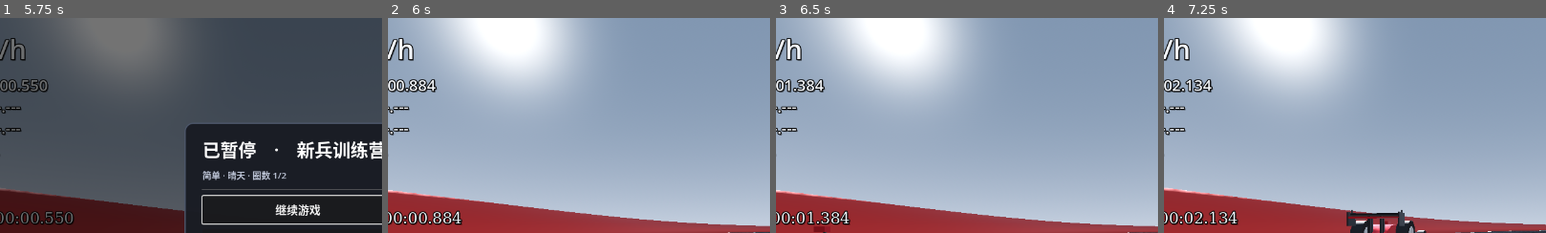
Above: before the commit, frames 1-4 (left to right).
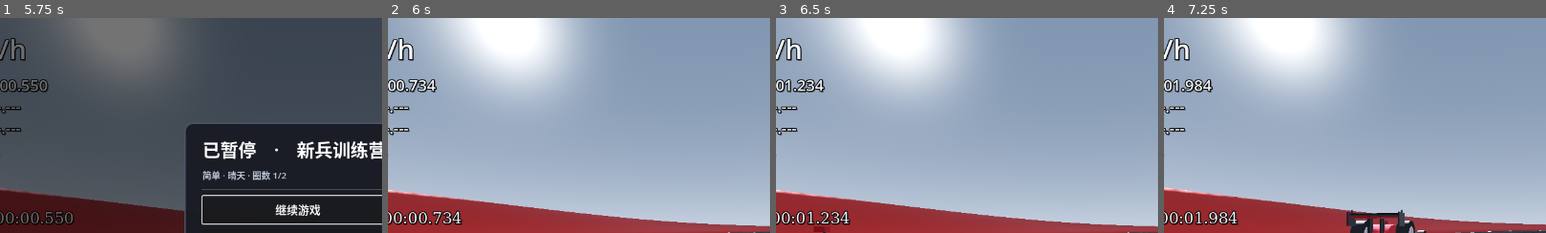
Above: after the commit, the same moments.

Repository: QieRong/godot-racer
Game: Godot game, scene res://scenes/menu.tscn
The game is run twice, just before and just after one commit, with the same random seed, the same clock (stepped at 60 frames per second) and the same inputs.
Inputs (mouse positions are % of the whole screen's width and height, from its top left):
- Up to frame 1 (5.75 s): click "开始比赛" at 0.5 s; tap Enter at 1.25 s; move the mouse to (72, 45) at 1.27 s; hold D (steer_right) 1.28-2.03 s; hold Right mouse button (camera_orbit) 1.28-2.03 s; click (72, 45) at 1.42 s; move the mouse to (30, 55) at 2.02 s; hold S (brake_reverse) 2.03-2.78 s; tap V (camera_view) at 2.1, 3.6, 5.1 s; tap R (reset) at 2.75, 3.5, 4.9, 5 s; move the mouse to (60, 28) at 2.77 s; hold D (steer_right) 2.78-3.53 s; hold Right mouse button (camera_orbit) 2.78-3.53 s; move the mouse to (45, 70) at 3.52 s; hold W (accelerate) 3.53-4.28 s; click (45, 70) at 3.67 s; move the mouse to (80, 65) at 4.27 s; hold Right mouse button (camera_orbit) 4.28-5.03 s; hold A (steer_left) from 4.28 s (still down); move the mouse to (20, 35) at 5.02 s; tap Escape (ui_cancel) at 5.65 s
- Up to frame 2 (6 s): release A (steer_left) at 5.75 s; click "继续游戏" at 5.75 s
- Up to frame 3 (6.5 s): no input
- Up to frame 4 (7.25 s): move the mouse to (55, 50) at 6.52 s; hold S (brake_reverse) from 6.53 s (still down); hold Right mouse button (camera_orbit) from 6.53 s (still down); click (55, 50) at 6.67 s
The pictures show only the part of the screen within x 11-61%, y 1-51%; the shares and areas given below are measured in that part.

Frame 1 is identical in both runs. In frame 2, 0.4% of the frame differs, in the area x 5-17%, y 28-97%; in frame 3, 0.3%; in frame 4, 0.6%, in the area x 2-17%, y 28-97%.

Commit message:
fix(timing): freeze shared race clock while paused

Diff:
--- a/godot-racer/scripts/game_state.gd
+++ b/godot-racer/scripts/game_state.gd
@@ -32,10 +32,13 @@
 var _phase_before_exit: Phase = Phase.MENU
 var finish_snapshot: Dictionary = {}
 var _exit_overlay: CanvasLayer = null
-## "出发！"瞬间的墙钟（毫秒，Time.get_ticks_msec）。总时间口径 R15：
-## 从 GO 起算到完赛，与"首次压线才起算"的圈速口径（R6）有意分离。
+## "出发！"瞬间的墙钟（毫秒）；总时间和互动首圈共用该 GO 原点。
+## 倒计时不计入成绩；race_clock_ms() 统一扣除 GO 之后的暂停时长。
 ## 0 = 本局还没出发。自动化路径在 begin_race() 置位，口径与互动路径一致。
 var race_start_ms := 0
+var _race_paused_ms := 0
+var _race_pause_started_ms := -1
+var _race_finished_ms := -1
 
 ## 可选的极速范围（km/h）。滑条用这个范围。
 const MIN_SPEED := 80.0
@@ -115,6 +118,7 @@
 	finish_snapshot.clear()
 	phase = Phase.RACING
 	# 自动化路径（--check / --shot）不走倒计时，总时间口径从这里起算（R15）
+	_reset_race_clock()
 	race_start_ms = Time.get_ticks_msec()
 	release_drive_input()
 	get_tree().paused = false
@@ -128,7 +132,7 @@
 func prepare_race() -> void:
 	_dismiss_exit_overlay()
 	finish_snapshot.clear()
-	race_start_ms = 0
+	_reset_race_clock()
 	phase = Phase.LOADING
 	release_drive_input()
 	get_tree().paused = false
@@ -155,23 +159,51 @@
 	if phase != Phase.COUNTDOWN:
 		return false
 	phase = Phase.RACING
+	_reset_race_clock()
 	race_start_ms = Time.get_ticks_msec()
 	get_tree().paused = false
 	return true
 
 
-## 本局总时间（秒）。没出发返回 0。墙钟口径：暂停也会计入 ——
-## 与既有圈速口径 current_lap_time() 同源（两个指标同一时间基）；
-## 要"暂停不计时"须同时改圈速口径，会影响全部既有圈速证据，列为后续候选。
+## 本局总时间（秒）：GO 起表，暂停/退出确认停表，结算冻结。
 func race_total_time() -> float:
 	if race_start_ms <= 0:
 		return 0.0
-	return (Time.get_ticks_msec() - race_start_ms) / 1000.0
+	return (race_clock_ms() - race_start_ms) / 1000.0
+
+
+## 与墙钟同单位、同 GO 原点的比赛时钟，供总时间与车辆圈钟共同读取。
+func race_clock_ms() -> int:
+	var now_ms := Time.get_ticks_msec()
+	if _race_finished_ms >= 0:
+		now_ms = _race_finished_ms
+	elif _race_pause_started_ms >= 0:
+		now_ms = _race_pause_started_ms
+	return now_ms - _race_paused_ms
+
+
+func _reset_race_clock() -> void:
+	race_start_ms = 0
+	_race_paused_ms = 0
+	_race_pause_started_ms = -1
+	_race_finished_ms = -1
+
+
+func _pause_race_clock() -> void:
+	if race_start_ms > 0 and _race_pause_started_ms < 0 and _race_finished_ms < 0:
+		_race_pause_started_ms = Time.get_ticks_msec()
+
+
+func _resume_race_clock() -> void:
+	if _race_pause_started_ms >= 0:
+		_race_paused_ms += Time.get_ticks_msec() - _race_pause_started_ms
+		_race_pause_started_ms = -1
 
 
 func enter_menu() -> void:
 	_dismiss_exit_overlay()
 	finish_snapshot.clear()
+	_reset_race_clock()
 	phase = Phase.MENU
 	release_drive_input()
 	get_tree().paused = false
@@ -180,6 +212,7 @@
 func pause_race() -> bool:
 	if phase != Phase.RACING:
 		return false
+	_pause_race_clock()
 	phase = Phase.PAUSED
 	release_drive_input()
 	get_tree().paused = true
@@ -189,6 +222,7 @@
 func resume_race() -> bool:
 	if phase != Phase.PAUSED:
 		return false
+	_resume_race_clock()
 	phase = Phase.RACING
 	release_drive_input()
 	get_tree().paused = false
@@ -198,7 +232,8 @@
 func finish_race(laps: int, last: float, best: float, target: int) -> bool:
 	if phase != Phase.RACING or target <= 0 or laps < target:
 		return false
-	# R15：总时间从"出发！"起算（GO 瞬间的 race_start_ms），与圈速口径分离
+	# 完赛先冻结同一比赛时钟，再将 GO 起算的净比赛时长写入唯一快照。
+	_race_finished_ms = Time.get_ticks_msec()
 	var total := race_total_time()
 	finish_snapshot = {"laps": laps, "last": last, "best": best, "target": target, "total": total}
 	phase = Phase.FINISHED
@@ -229,6 +264,8 @@
 	if phase == Phase.EXIT_CONFIRM:
 		return
 	_phase_before_exit = phase
+	if phase == Phase.RACING:
+		_pause_race_clock()
 	phase = Phase.EXIT_CONFIRM
 	release_drive_input()
 	get_tree().paused = true
@@ -240,6 +277,8 @@
 	if phase != Phase.EXIT_CONFIRM:
 		return
 	phase = _phase_before_exit
+	if phase == Phase.RACING:
+		_resume_race_clock()
 	_dismiss_exit_overlay()
 	release_drive_input()
 	# COUNTDOWN 必须保持暂停：取消退出确认后倒计时要继续，但不能解冻
--- a/godot-racer/scripts/vehicle.gd
+++ b/godot-racer/scripts/vehicle.gd
@@ -176,7 +176,7 @@
 	_lap_suppressed = false
 	_lap_running = false
 	_lap_armed = true
-	_lap_start_ms = Time.get_ticks_msec() / 1000.0
+	_lap_start_ms = GameState.race_clock_ms() / 1000.0
 	_prev_line_signed = -1.0
 	start_line_crossed = false
 	print("[计圈] 计圈已就绪（互动路径圈钟由「出发！」锚定；自动化路径首次压线起表）")
@@ -440,7 +440,7 @@
 
 
 func _on_lap_crossed() -> void:
-	var now := Time.get_ticks_msec() / 1000.0
+	var now := GameState.race_clock_ms() / 1000.0
 	if not _lap_running:
 		# 自动化路径（--check / --shot，无「出发！」事件）：首发压线即起表 ——
 		# 旧口径原样保留，lap/stress 等既有圈速证据零变化。
@@ -499,7 +499,7 @@
 func current_lap_time() -> float:
 	if not _lap_running:
 		return 0.0
-	return Time.get_ticks_msec() / 1000.0 - _lap_start_ms
+	return GameState.race_clock_ms() / 1000.0 - _lap_start_ms
 
 
 ## 由 main 唯一发车回调 _on_race_go() 调用（仅互动路径）：圈钟与总时间同一时刻起算。
@@ -510,7 +510,7 @@
 	if _lap_running:
 		return
 	_lap_running = true
-	_lap_start_ms = (go_ms / 1000.0) if go_ms > 0.0 else (Time.get_ticks_msec() / 1000.0)
+	_lap_start_ms = (go_ms / 1000.0) if go_ms > 0.0 else (GameState.race_clock_ms() / 1000.0)
 	print("[计圈] 圈钟已由「出发！」锚定（首圈含起跑段，与总时间同原点）")
 
 
--- /dev/null
+++ b/godot-racer/tests/race_clock_review_test.gd
@@ -0,0 +1,165 @@
+extends SceneTree
+## REVIEW-R6: 独立复现草稿，不改变 Quick/全量项数或既有验收阈值。
+## 故障目标：墙钟继续走时，暂停/退出确认/结算冻结后的成绩仍增长。
+## 直接调用真实状态机与车辆计圈入口；不模拟驾驶、不写车辆速度。
+
+const CAR_SCENE := "res://scenes/race_car.tscn"
+const WAIT_SEC := 0.6
+const EPS_SEC := 0.05
+
+var passed := 0
+var failed := 0
+var _state: Node
+var _car: VehicleBody3D
+var _rank: CanvasLayer
+var _ai: VehicleBody3D
+
+
+func _initialize() -> void:
+	create_timer(20.0, true).timeout.connect(_timeout)
+	call_deferred("_run")
+
+
+func _run() -> void:
+	_state = root.get_node("GameState")
+	_state.call("prepare_race")
+	_car = load(CAR_SCENE).instantiate()
+	_car.freeze = true
+	_car.process_mode = Node.PROCESS_MODE_DISABLED
+	root.add_child(_car)
+	_car.get_node("EngineSound").stop()
+	_ai = VehicleBody3D.new()
+	_ai.freeze = true
+	root.add_child(_ai)
+	_rank = load("res://scripts/race_position.gd").new()
+	_rank.set("_player", _car)
+	await _go_origin()
+	await _pause_cycle(1)
+	await _pause_cycle(2)
+	await _exit_from_racing()
+	await _exit_from_paused()
+	await _finish_and_reset()
+	_rank.free()
+	_ai.free()
+	_car.free()
+	_state.call("enter_menu")
+	print("RACE_CLOCK_REVIEW_SUMMARY pass=%d fail=%d" % [passed, failed])
+	print("RACE_CLOCK_REVIEW_PASS" if failed == 0 else "RACE_CLOCK_REVIEW_FAIL")
+	quit(0 if failed == 0 else 1)
+
+
+func _go_origin() -> void:
+	_check(_state.call("enter_countdown"), "进入真实 COUNTDOWN")
+	await create_timer(WAIT_SEC, true).timeout
+	_check(_total() == 0.0 and _lap() == 0.0, "倒计时不计入总时间和首圈")
+	Input.action_press("accelerate")
+	_check(_state.call("start_race"), "倒计时结束的 GO 入口进入 RACING")
+	_car.call("begin_lap_timing", _state.get("race_start_ms"))
+	_check(Input.is_action_pressed("accelerate"), "GO 不吞倒计时期间按住的油门")
+	Input.action_release("accelerate")
+	await create_timer(0.15, true).timeout
+	_check(_total() >= 0.1 and _lap() >= 0.1, "车辆未移动、未压线，GO 后总时间和首圈已增长")
+	_check(absf(_total() - _lap()) <= EPS_SEC, "总时间与首圈使用同一 GO 原点")
+	_car.call("_on_lap_crossed")
+	_check(int(_car.get("laps_done")) == 0, "首次压线只标记，不完圈、不重新起表")
+
+
+func _pause_cycle(index: int) -> void:
+	_check(_state.call("pause_race"), "第 %d 次暂停成功" % index)
+	var total_before := _total()
+	var lap_before := _lap()
+	await create_timer(WAIT_SEC, true).timeout
+	_delta("第 %d 次暂停总时间" % index, _total() - total_before)
+	_delta("第 %d 次暂停本圈" % index, _lap() - lap_before)
+	_check(not bool(_state.call("pause_race")), "重复暂停被拒绝")
+	_check(_state.call("resume_race"), "第 %d 次恢复成功" % index)
+	_delta("第 %d 次恢复瞬间总时间" % index, _total() - total_before)
+	_delta("第 %d 次恢复瞬间本圈" % index, _lap() - lap_before)
+	var resumed := _total()
+	await create_timer(0.15, true).timeout
+	_check(_total() - resumed >= 0.1, "第 %d 次恢复后时钟继续走" % index)
+
+
+func _exit_from_racing() -> void:
+	_state.call("request_exit")
+	_check(_state.call("phase_name") == "EXIT_CONFIRM" and paused, "比赛中退出确认冻结场景")
+	var before := _total()
+	var lap_before := _lap()
+	await create_timer(WAIT_SEC, true).timeout
+	_delta("比赛中退出确认总时间", _total() - before)
+	_delta("比赛中退出确认本圈", _lap() - lap_before)
+	_state.call("cancel_exit")
+	_check(_state.call("phase_name") == "RACING" and not paused, "取消退出恢复比赛")
+	_delta("取消退出瞬间总时间", _total() - before)
+	await process_frame
+
+
+func _exit_from_paused() -> void:
+	_state.call("pause_race")
+	var before := _total()
+	_state.call("request_exit")
+	await create_timer(WAIT_SEC, true).timeout
+	_state.call("cancel_exit")
+	_check(_state.call("phase_name") == "PAUSED" and paused, "暂停中取消退出仍保持 PAUSED")
+	_delta("暂停与退出嵌套后总时间", _total() - before)
+	await create_timer(WAIT_SEC, true).timeout
+	_state.call("resume_race")
+	_delta("嵌套暂停恢复后总时间", _total() - before)
+
+
+func _finish_and_reset() -> void:
+	# 墙钟等待累计约 3 秒；活跃比赛仅约 0.45s（另有退出弹层初始化开销）。
+	# 此绝对上界能抓到共同污染；total == sum(laps) 单独成立不能证明无暂停污染。
+	_check(_total() < 1.0, "成绩绝对值不包含累计约 3 秒暂停等待（实际 %.3f）" % _total())
+	_check(_rank.call("record_finish", _ai, 1), "真实 AI 完赛记录入口成功")
+	var records: Dictionary = _rank.get("_finished")
+	var ai_total := float(records[_ai.get_instance_id()]["total"])
+	_check(ai_total < 1.0, "AI 完赛时间不含暂停（实际 %.3f）" % ai_total)
+	_car.call("_on_lap_crossed")
+	var last := float(_car.get("lap_last"))
+	_check(last < 1.0, "落入圈速记录的时间不含暂停（实际 %.3f）" % last)
+	_check(_state.call("finish_race", 1, last, last, 1), "真实结算入口成功")
+	var snapshot: Dictionary = Dictionary(_state.get("finish_snapshot")).duplicate(true)
+	_check(float(snapshot["total"]) < 1.0, "结算总时间不含暂停（实际 %.3f）" % float(snapshot["total"]))
+	_check(absf(float(snapshot["total"]) - last) <= EPS_SEC, "总时间与完整圈速和一致（辅助守卫）")
+	var finished_total := _total()
+	var finished_lap := _lap()
+	await create_timer(WAIT_SEC, true).timeout
+	_delta("结算后公开总时间", _total() - finished_total)
+	_delta("结算后本圈时钟", _lap() - finished_lap)
+	_check(snapshot == _state.get("finish_snapshot"), "结算快照保持不变")
+	_state.call("enter_menu")
+	_check(_total() == 0.0, "返回首页后总时间清零")
+	_state.call("prepare_race")
+	_check(_total() == 0.0, "新比赛 LOADING 总时间清零")
+	_state.call("enter_countdown")
+	await create_timer(0.1, true).timeout
+	_state.call("start_race")
+	_check(_total() <= EPS_SEC, "新 GO 清掉上一局暂停量与冻结状态")
+
+
+func _total() -> float:
+	return float(_state.call("race_total_time"))
+
+
+func _lap() -> float:
+	return float(_car.call("current_lap_time"))
+
+
+func _delta(label: String, actual: float) -> void:
+	print("CLOCK_DELTA label=%s actual=%.3f max=%.3f" % [label, actual, EPS_SEC])
+	_check(absf(actual) <= EPS_SEC, label + "应冻结")
+
+
+func _check(ok: bool, label: String) -> void:
+	if ok:
+		passed += 1
+		print("PASS " + label)
+	else:
+		failed += 1
+		print("FAIL " + label)
+
+
+func _timeout() -> void:
+	print("RACE_CLOCK_REVIEW_TIMEOUT")
+	quit(2)
Not shown, added: godot-racer/tests/race_clock_review_test.gd.uid
Not shown, added: HANDOVER-2026-10-21-R6.md
Not shown, added: godot-logs/review-20261021-clock-green-01.console.log
Not shown, added: godot-logs/review-20261021-clock-green-01.exit.log
Not shown, added: godot-logs/review-20261021-clock-lint.log
Not shown, added: godot-logs/review-20261021-clock-parse.log
Not shown, added: godot-logs/review-20261021-clock-red-postsplit-01.console.log
Not shown, added: godot-logs/review-20261021-clock-red-postsplit-01.exit.log
Not shown, changed: plan/racing-system-design-20261018.md
Not shown, added: plan/review-r6-clock-20261021.md
